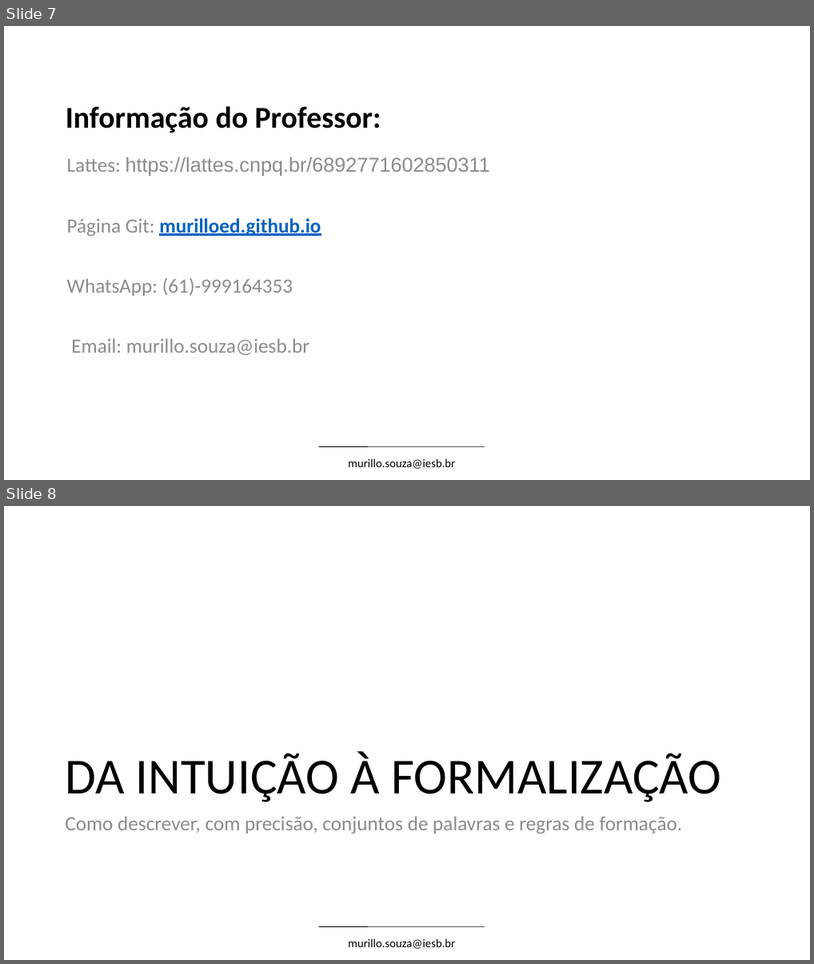
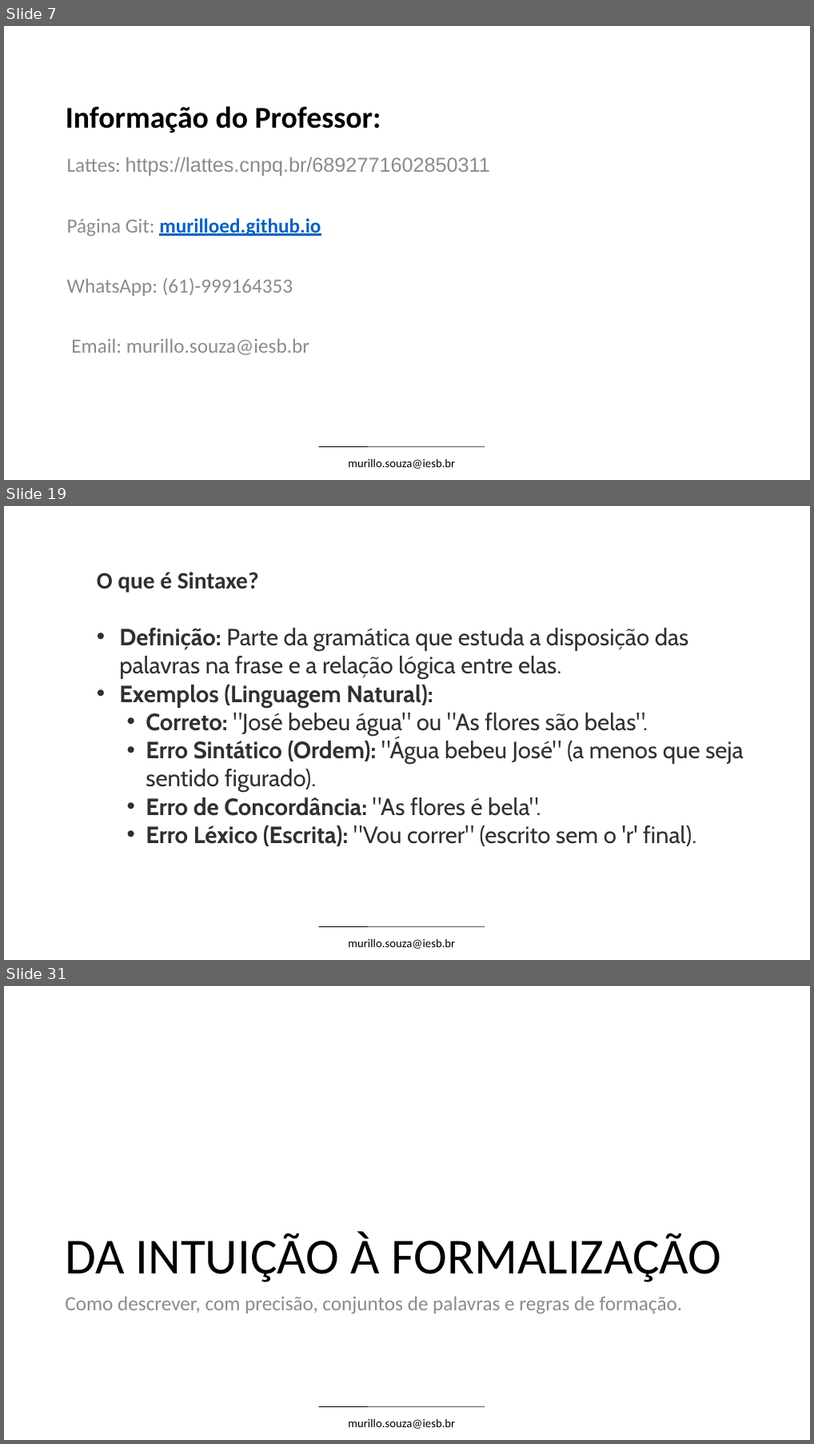
Before and after one commit to Thaynara3/linguagens_formais_e_automatos, a slide deck: conteudo/Unidade_1_Linguagens_Formais_e_Automatos.pptx. Shown one above the other, each under a label of ours: slides 7 and 8 before the commit, slides 7, 19 and 31 after it; the slides between them are not shown. The pictures are 814x964 and 814x1444 pixels, drawn with LibreOffice and Linux fonts; fonts in the diff are those of the drawing; background and template pictures are left out. Boxes give left, top, right and bottom in pixels: in the first picture for what was removed or moved away, otherwise in the second. Text is boxed around its words. In the diff, an @@ line names an element or a change of style, - is before the commit and + after.

```diff
--- a/conteudo/Unidade_1_Linguagens_Formais_e_Automatos.pptx
+++ b/conteudo/Unidade_1_Linguagens_Formais_e_Automatos.pptx
@@ slide 19 added at (4,506,810,960), background #FFFFFF; not listed: 2 template elements that a slide beside it also shows @@
@@ text added at (97,572,744,846), 28 pt, text #303030 @@
+O que é Sintaxe?
+• Definição: Parte da gramática que estuda a disposição das palavras na frase e a relação lógica entre elas.
+• Exemplos (Linguagem Natural):
+  • Correto: "José bebeu água" ou "As flores são belas".
+  • Erro Sintático (Ordem): "Água bebeu José" (a menos que seja sentido figurado).
+  • Erro de Concordância: "As flores é bela".
+  • Erro Léxico (Escrita): "Vou correr" (escrito sem o 'r' final).
@@ what was slide 8 is now slide 31 @@
```
Also in this commit, not shown: 22 other slides added.
